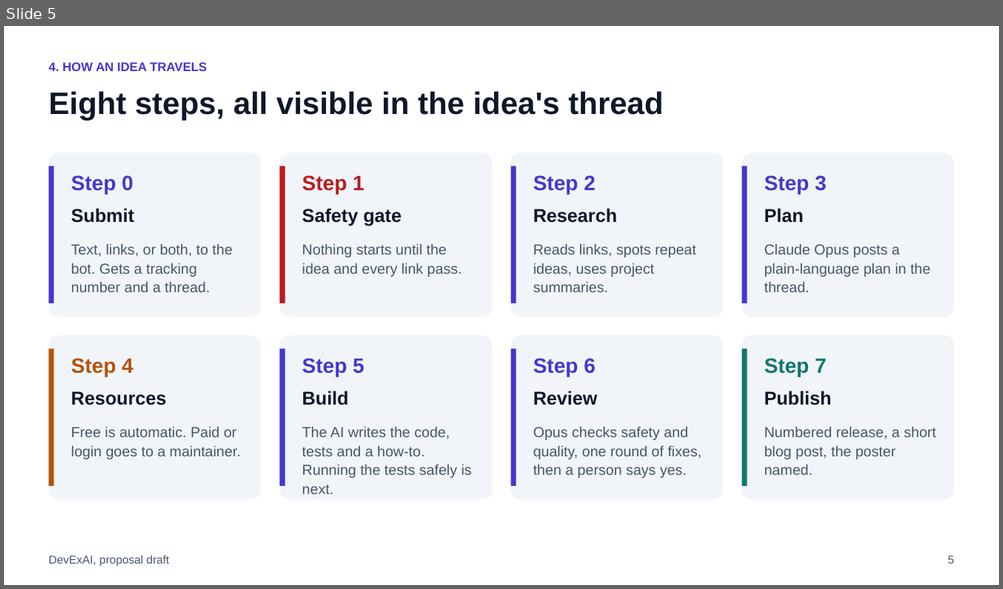
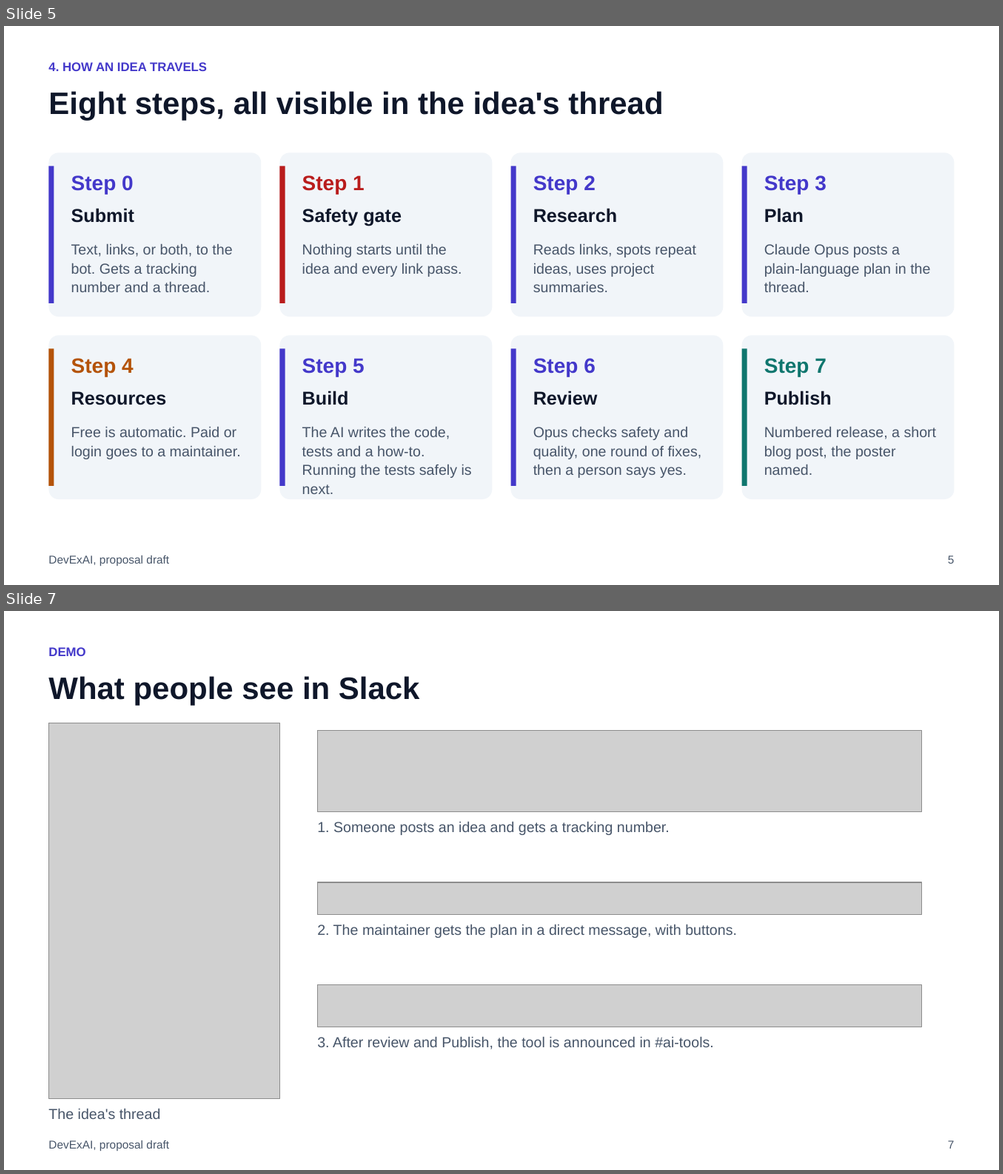
Before and after one commit to raghavsatyadev/DevExAI, a slide deck: DevExAI.pptx. Shown one above the other, each under a label of ours: slide 5 before the commit, slides 5 and 7 after it; the slides between them are not shown. The pictures are 1003x589 and 1003x1174 pixels, drawn with LibreOffice and Linux fonts; fonts in the diff are those of the drawing; grey boxes stand for pictures. Boxes give left, top, right and bottom in pixels: in the first picture for what was removed or moved away, otherwise in the second. Text is boxed around its words. In the diff, an @@ line names an element or a change of style, - is before the commit and + after.

```diff
--- a/DevExAI.pptx
+++ b/DevExAI.pptx
@@ slide 7 added at bbox=[4, 611, 999, 1170], background #FFFFFF @@
@@ text added at bbox=[48, 647, 85, 656], 12 pt, text #4338CA, bold @@
+DEMO
@@ text added at bbox=[48, 676, 420, 706], 30 pt, text #0F172A, bold @@
+What people see in Slack
@@ picture added at bbox=[48, 723, 280, 1099] @@
@@ picture added at bbox=[317, 730, 922, 812] @@
@@ text added at bbox=[317, 821, 669, 835], 14 pt, text #475569 @@
+1. Someone posts an idea and gets a tracking number.
@@ picture added at bbox=[317, 883, 922, 914] @@
@@ text added at bbox=[317, 924, 737, 938], 14 pt, text #475569 @@
+2. The maintainer gets the plan in a direct message, with buttons.
@@ picture added at bbox=[317, 985, 922, 1028] @@
@@ text added at bbox=[317, 1037, 714, 1050], 14 pt, text #475569 @@
+3. After review and Publish, the tool is announced in #ai-tools.
@@ text added at bbox=[48, 1108, 161, 1119], 14 pt, text #475569 @@
+The idea's thread
@@ text added at bbox=[48, 1141, 169, 1151], 11 pt, text #475569 @@
+DevExAI, proposal draft
@@ text added at bbox=[948, 1141, 954, 1149], 11 pt, text #475569 @@
+7
```
Also in this commit, not shown: 13 slides changed, 2 other slides added, 13 other files.
